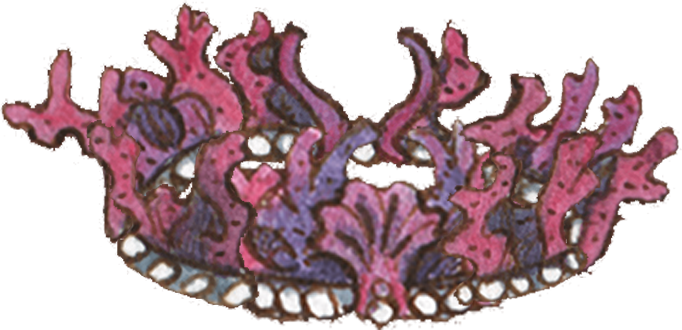
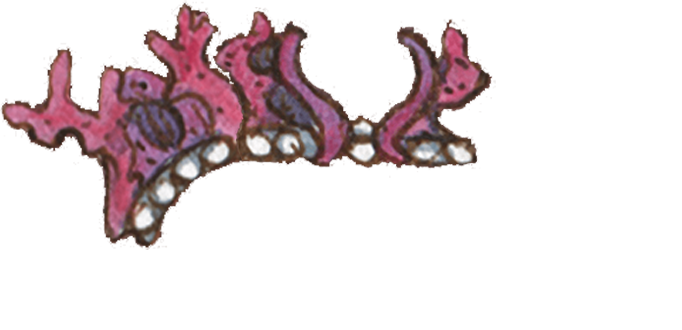
Layered file, before and after one edit (682 × 330). Changes by layer:
hid "5" over [436,126,606,312]
hid "4" over [85,116,262,310]
hid "3" over [458,55,682,278]
hid "6" over [198,116,531,330]
